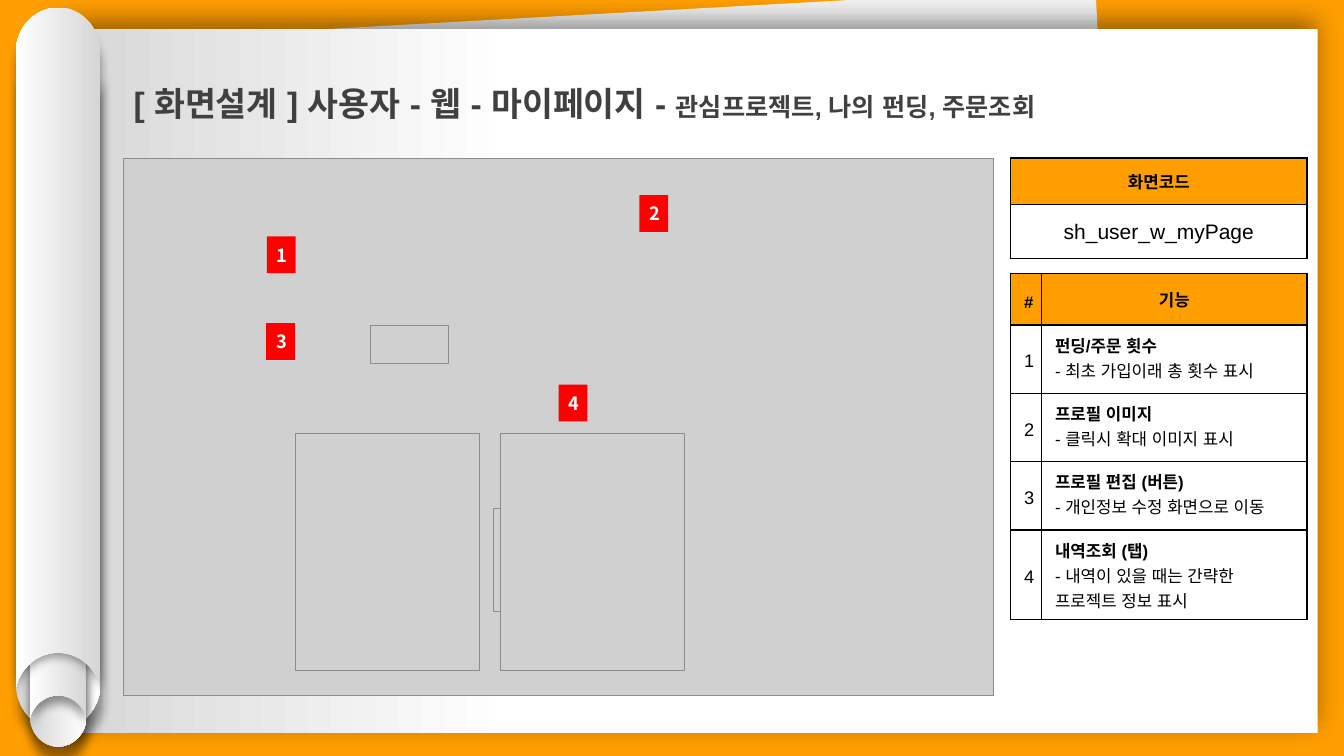
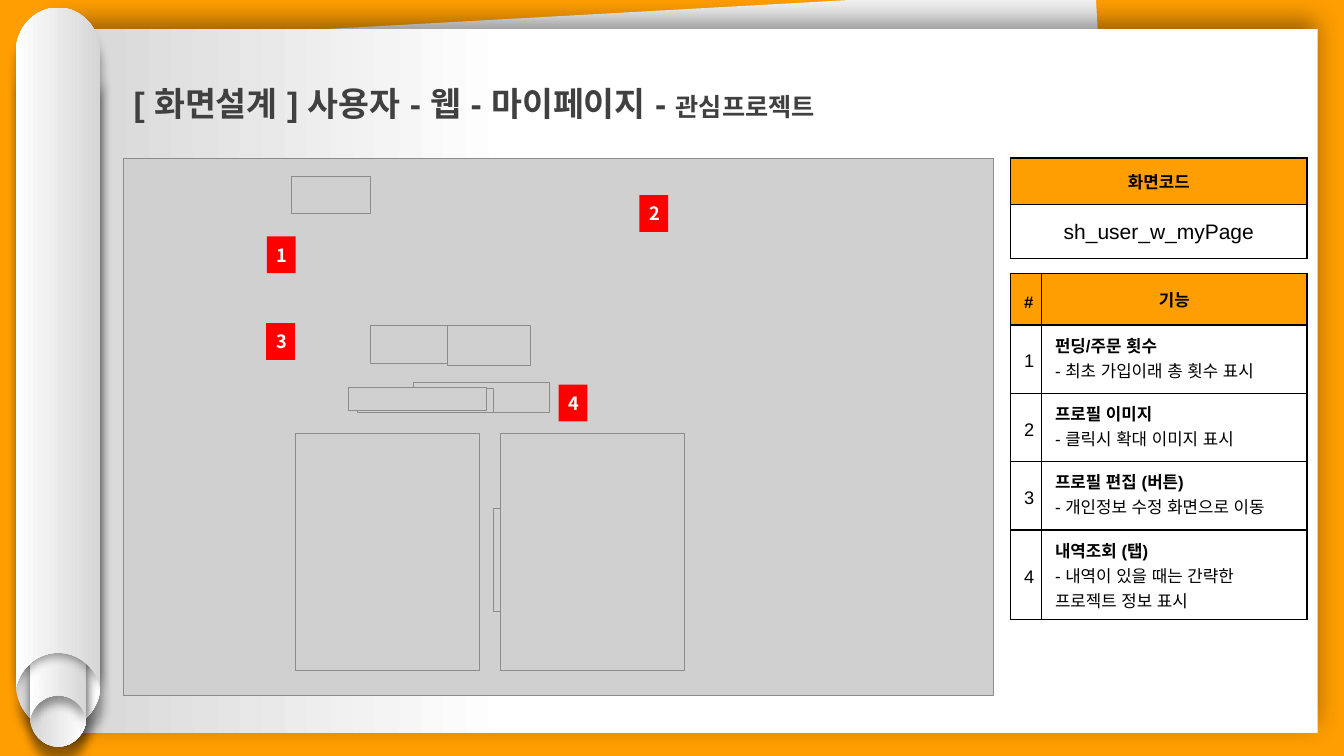
Before and after one commit to hhsw07/ezen-academy-projects, a slide deck: slide 3 of 0 발표용 파워포인트/project06 - 파워포인트 종합 - 서희.pptx. Drawn at 1344x756 pixels with LibreOffice and Linux fonts; fonts in the diff are those of the drawing; grey boxes stand for pictures. Boxes give left, top, right and bottom in pixels: in the first picture for what was removed or moved away, otherwise in the second. Text is boxed around its words. In the diff, an @@ line names an element or a change of style, - is before the commit and + after.

```diff
--- a/0 발표용 파워포인트/project06 - 파워포인트 종합 - 서희.pptx
+++ b/0 발표용 파워포인트/project06 - 파워포인트 종합 - 서희.pptx
@@ text at (154, 88, 815, 119): text changed @@
-[ 화면설계 ] 사용자 - 웹 - 마이페이지 - 관심프로젝트, 나의 펀딩, 주문조회
+[ 화면설계 ] 사용자 - 웹 - 마이페이지 - 관심프로젝트
@@ picture added at (291, 176, 371, 214) @@
@@ picture added at (448, 326, 530, 365) @@
@@ picture added at (349, 387, 486, 411) @@
@@ picture added at (357, 389, 493, 412) @@
@@ picture added at (413, 383, 549, 412) @@
```
Also in this commit, not shown: 5 other slides changed, 3 slides added, 1 slide removed.
